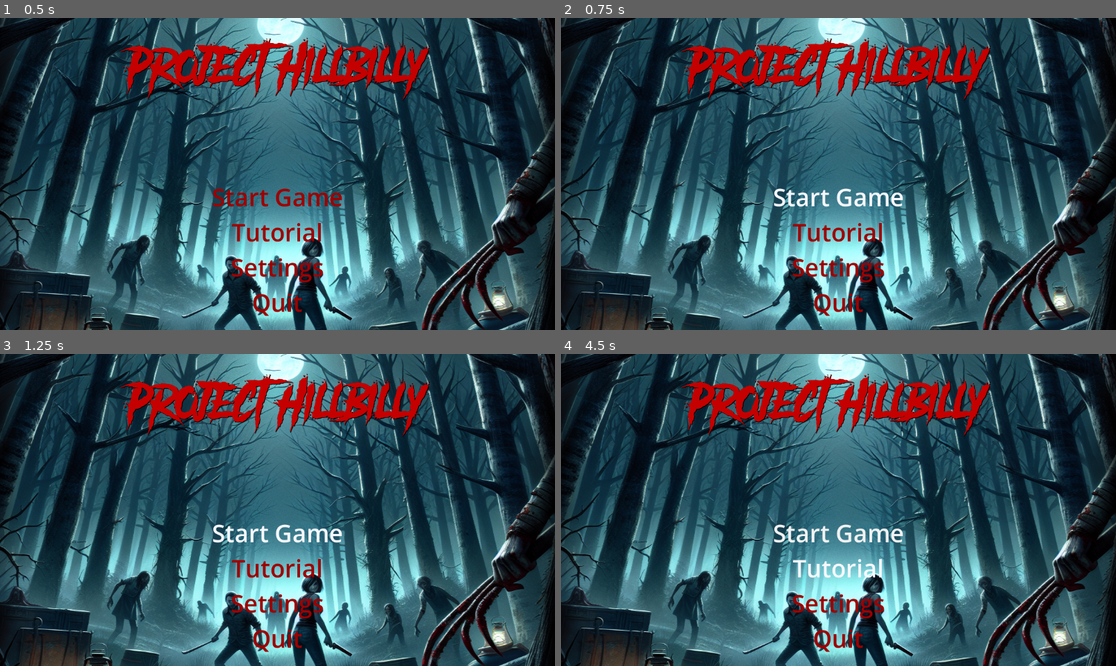
Above: before the commit, frames 1-4 (two rows, left to right).
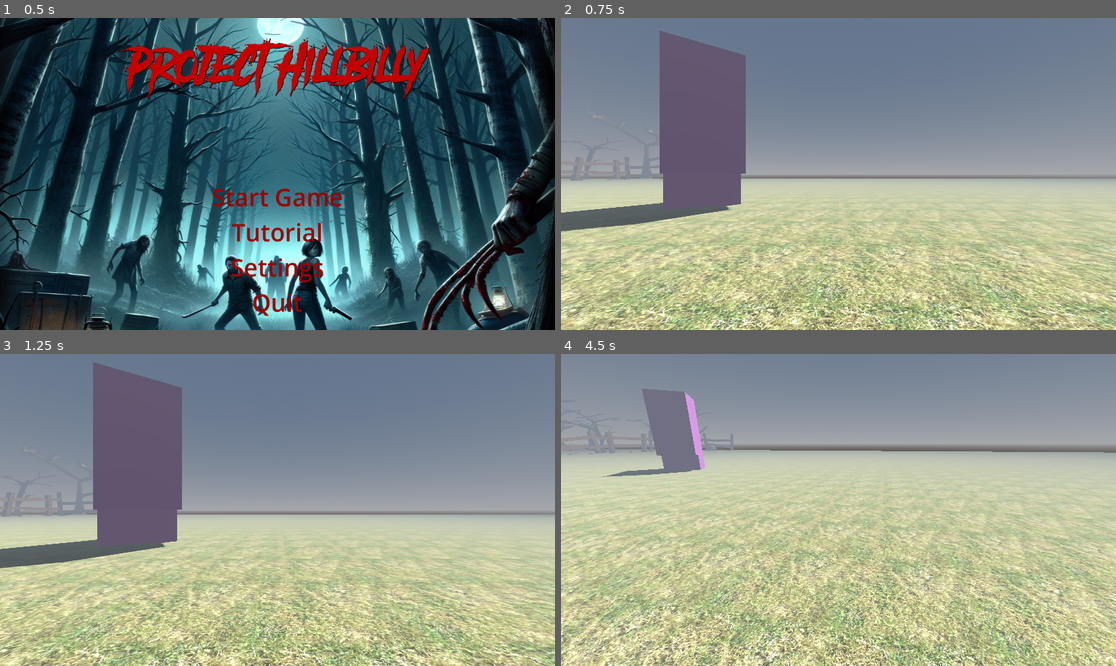
Above: after the commit, the same moments.

Repository: thedevbones/project-hillbilly
Game: Godot game, scene res://main_menu.tscn
Two runs of this game, one before a commit and one after it. Both use one fixed random seed, a clock stepped at 60 frames per second and the inputs below. This scene is started directly instead of the project's main scene.
Inputs (mouse positions are in pixels of both pictures, inside the frame that each line leads up to):
- Up to frame 1 (0.5 s): no input
- Up to frame 2 (0.75 s): click "Start Game" at 0.5 s
- Up to frame 3 (1.25 s): no input
- Up to frame 4 (4.5 s): click (838, 531) at 1.25 s, where only the run before the commit has a clickable "Start Game"; tap Enter at 2 s; move the mouse to (960, 494) at 2.02 s; hold D (walk_right) 2.03-2.78 s; hold Ctrl (crouch) 2.03-2.78 s; tap Space (jump) at 2.27, 3.02, 4.25 s; move the mouse to (727, 525) at 2.77 s; hold S (walk_back) 2.78-3.53 s; tap Shift (sprint) at 2.85 s; move the mouse to (894, 441) at 3.52 s; hold D (walk_right) from 3.53 s (still down); tap W (walk_foward) at 3.6 s; move the mouse to (810, 572) at 4.27 s; tap Ctrl (crouch) at 4.35 s

Frame 1 is identical in both runs. In frame 2, 99% of the frame differs, in the area x 0-100%, y 0-100%; in frame 3, 99%; in frame 4, 100%.

Commit message:
Implemented basic start and quit buttons on main menu.

Diff:
--- a/ControlSize.gd
+++ b/ControlSize.gd
@@ -2,4 +2,8 @@
 
 
 func _on_start_btn_pressed():
-	pass # Replace with function body.
+	get_tree().change_scene_to_file("res://world.tscn")
+
+
+func _on_quit_btn_pressed():
+	get_tree().quit()
--- a/main_menu.tscn
+++ b/main_menu.tscn
@@ -133,3 +133,4 @@
 autoplay = true
 
 [connection signal="pressed" from="Control/MarginContainer/VBoxContainer/StartBtn" to="Control" method="_on_start_btn_pressed"]
+[connection signal="pressed" from="Control/MarginContainer/VBoxContainer/QuitBtn" to="Control" method="_on_quit_btn_pressed"]
